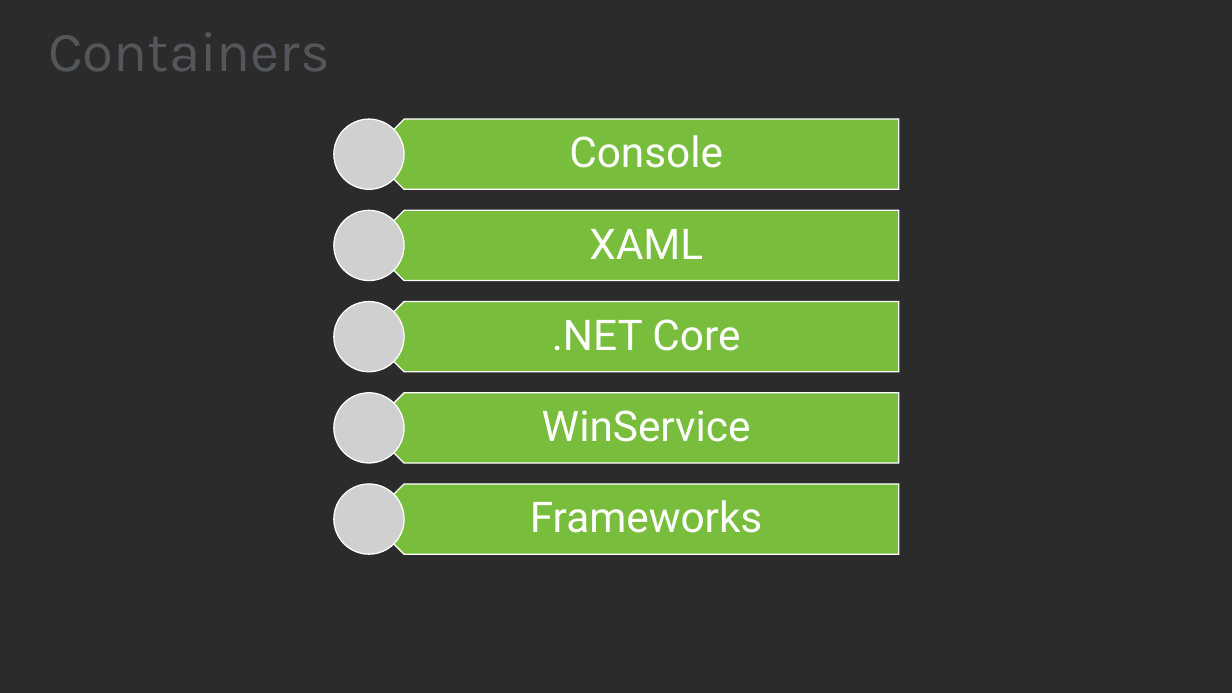
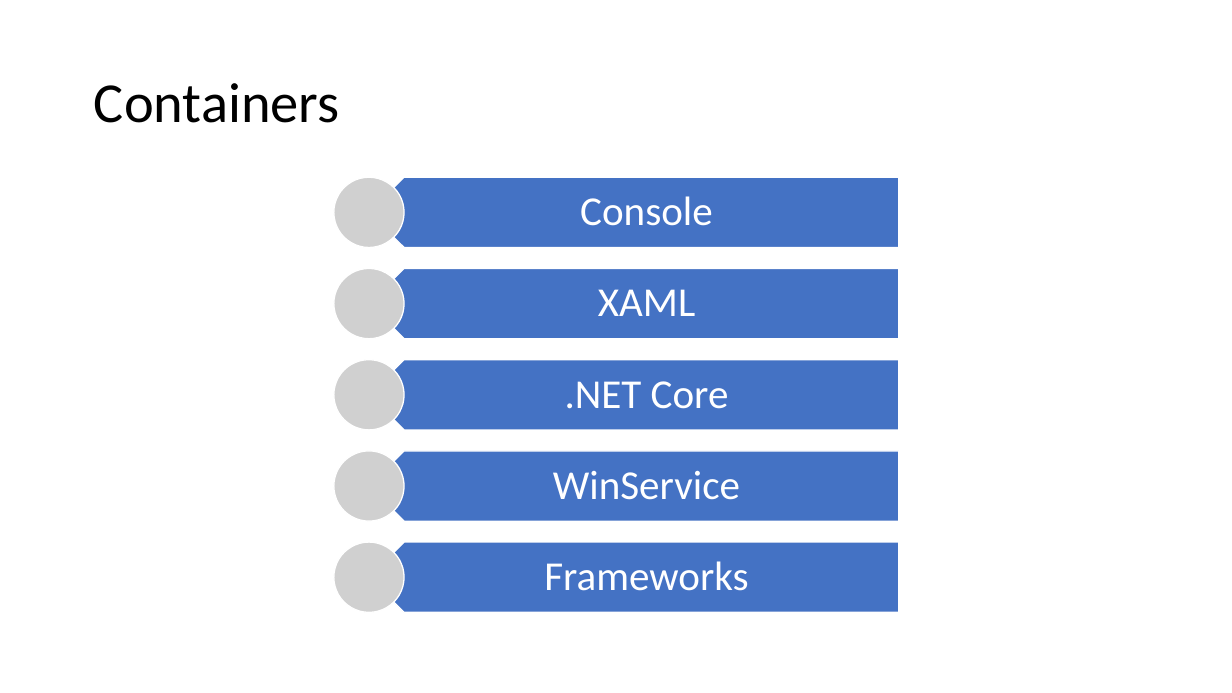
Before and after one commit to JasonBock/Presentations, a slide deck: slide 41 of Dependencies Demystified.pptx. Drawn at 1232x693 pixels with LibreOffice and Linux fonts; fonts in the diff are those of the drawing; grey boxes stand for pictures; background and template pictures are left out; a plain dark background stands for a picture behind light text. Boxes give left, top, right and bottom in pixels: in the first picture for what was removed or moved away, otherwise in the second. Text is boxed around its words. In the diff, an @@ line names an element or a change of style, - is before the commit and + after.

```diff
--- a/Dependencies Demystified.pptx
+++ b/Dependencies Demystified.pptx
@@ background picture (left out) to #FFFFFF @@
@@ title "Containers": place and size @@
-title "Containers" at [48, 33, 330, 71]
+title "Containers" at [94, 83, 340, 123]
@@ title "Containers" at [94, 83, 340, 123]: font Karla to Calibri, text colour #53565A to #000000 @@
@@ picture removed at [334, 119, 404, 189] @@
@@ pentagon arrow removed at [369, 119, 898, 189] @@
@@ picture added at [334, 177, 404, 248] @@
@@ picture removed at [334, 211, 404, 281] @@
@@ picture added at [334, 269, 404, 339] @@
@@ pentagon arrow: place and size @@
-pentagon arrow at [369, 301, 898, 372]
+pentagon arrow at [369, 269, 898, 339]
@@ 5 texts, 3 pictures: place and size @@
-5 texts, 3 pictures at [334, 135, 762, 555]
+5 texts, 3 pictures at [334, 196, 748, 613]
@@ size 33 to 32 pt, font Roboto to Calibri in 5 elements at [580, 196, 713, 226], [598, 289, 695, 316], [553, 471, 740, 500], [544, 561, 748, 591], [565, 381, 729, 409] @@
@@ fill #78BE3C to #4472C4 in 4 elements at [369, 269, 898, 339], [369, 177, 898, 248], [369, 360, 898, 430], [369, 451, 898, 521] @@
@@ 3 pentagon arrows: place and size @@
-3 pentagon arrows at [369, 211, 898, 555]
+3 pentagon arrows at [369, 177, 898, 521]
@@ pentagon arrow added at [369, 543, 898, 613], fill #4472C4, outline #FFFFFF 1 pt @@
```
Also in this commit, not shown: 44 other slides changed.
